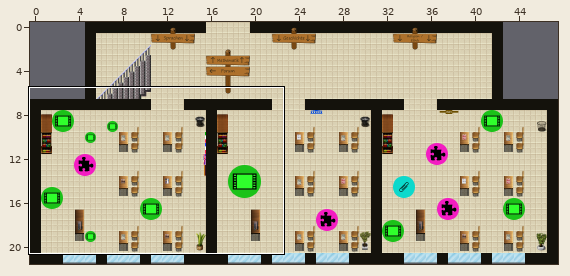
One commit to this Tiled map (JSON): optimized/maps/neubau.json. The first picture is a wide view before the edit; the outline marks the close-up.
Close-up. First the earlier version:
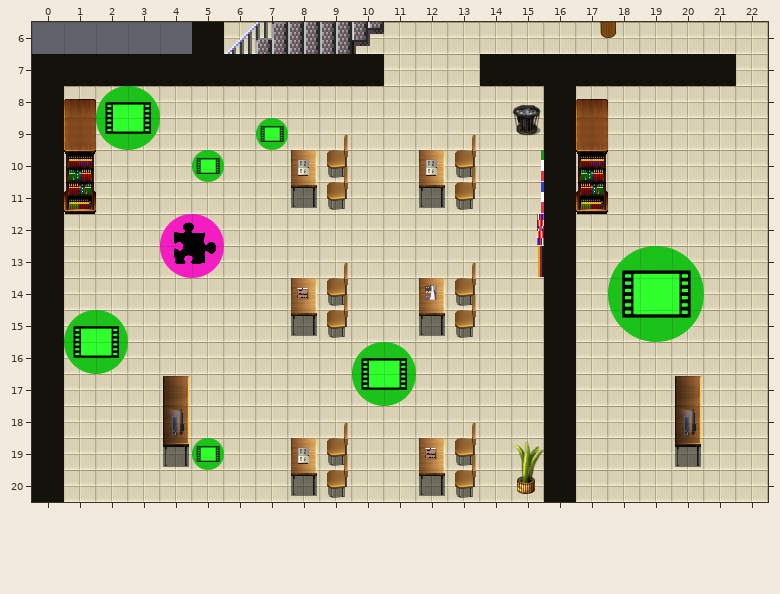
Cells are 32x32 px. Shown: x 0..22, y 6..20.
The result:
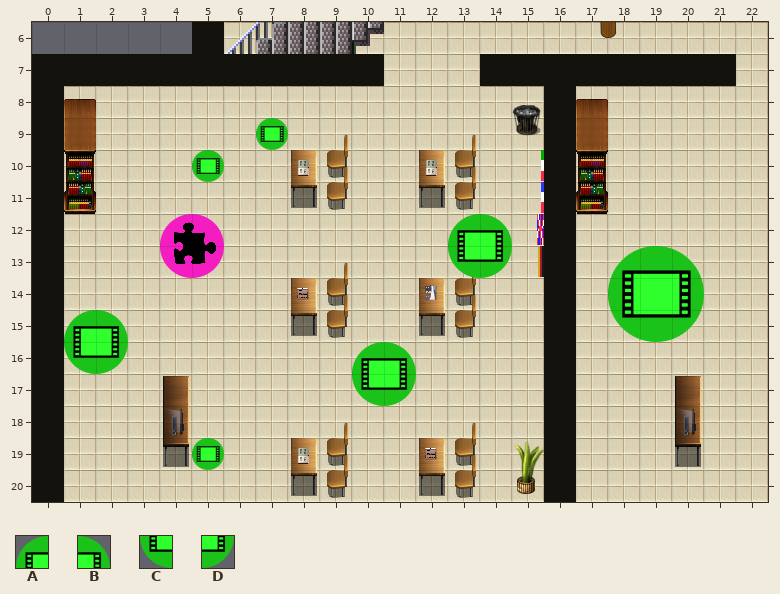
Key: from "Icons": A 42, B 43, C 53, D 54.
_ is an empty cell, . an unchanged one.
From old to new:
--- layer "Film_Italienisch"
@@ x 2..3 @@
- 8 AB
- 9 CD
+ 8 __
+ 9 __
@@ x 13..14 @@
-12 __
-13 __
+12 AB
+13 CD
Boxes around the changes in both close-ups, in picture pixels (x1, y1, x2, y2):
removed: (96, 86, 160, 150)
added: (448, 214, 512, 278)
